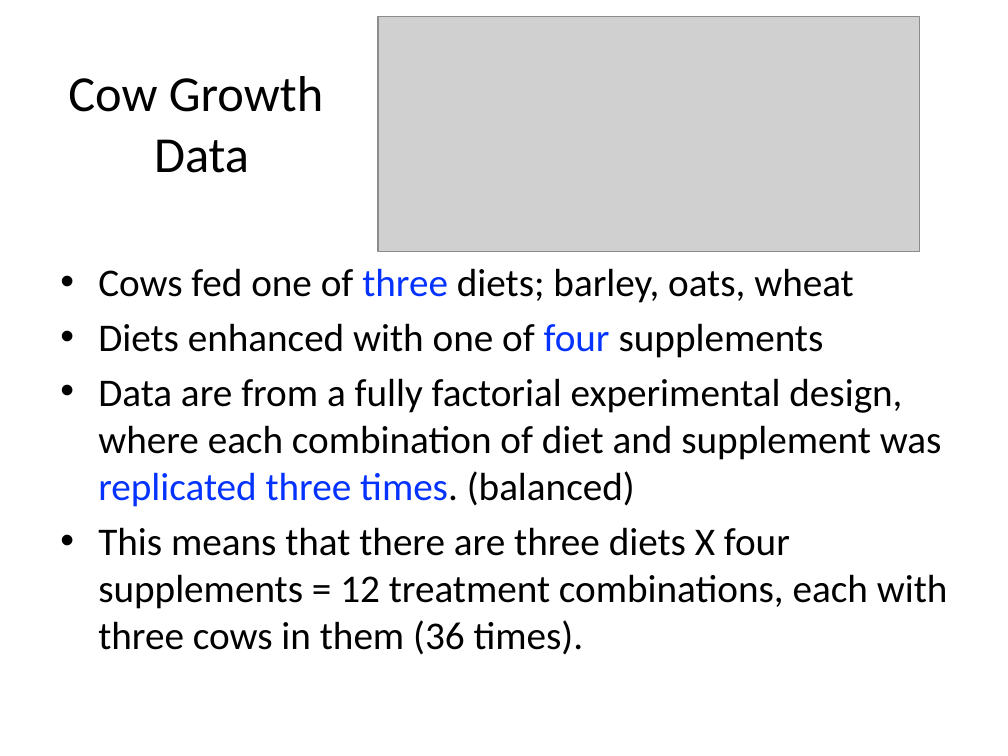
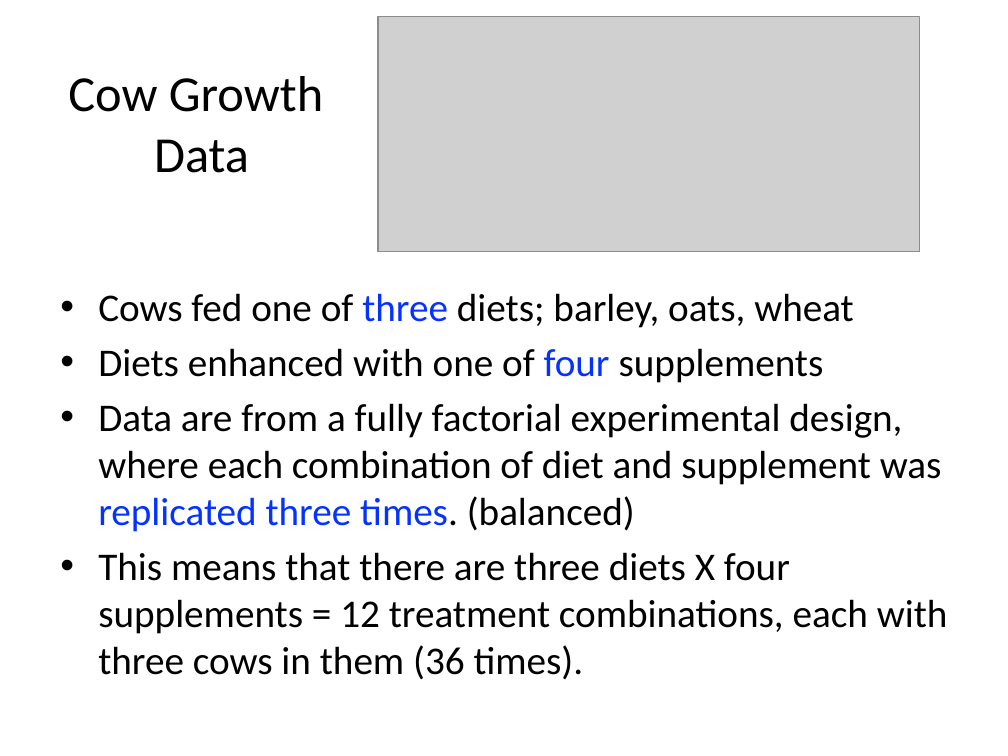
Before and after one commit to cmgienger/6-2WayANOVA, a slide deck: slide 7 of 6-2Way_ANOVA.pptx (slide 5 before the commit). Drawn at 1008x756 pixels with LibreOffice and Linux fonts; fonts in the diff are those of the drawing; grey boxes stand for pictures. Boxes give left, top, right and bottom in pixels: in the first picture for what was removed or moved away, otherwise in the second. Text is boxed around its words. In the diff, an @@ line names an element or a change of style, - is before the commit and + after.

```diff
--- a/6-2Way_ANOVA.pptx
+++ b/6-2Way_ANOVA.pptx
@@ text "Cows fed one of three ...": place and size @@
-text "Cows fed one of three ..." at (98,268,948,654)
+text "Cows fed one of three ..." at (98,293,948,679)
```
Also in this commit, not shown: 6 other slides changed, 4 slides added, 2 other files.
